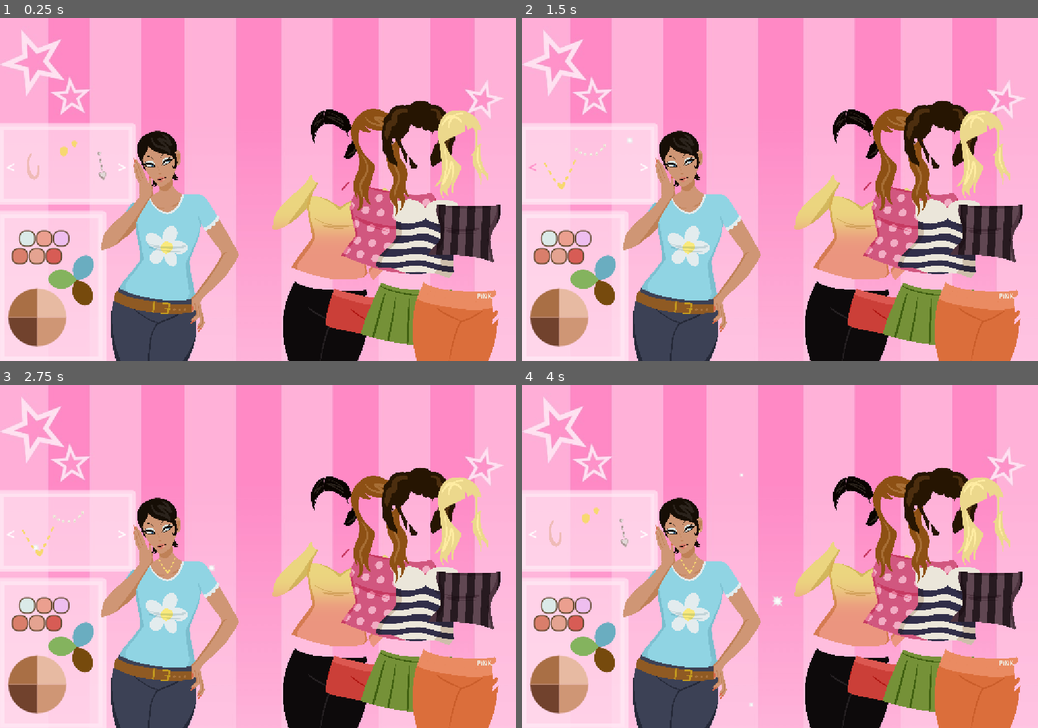
Above: before the commit, frames 1-4 (two rows, left to right).
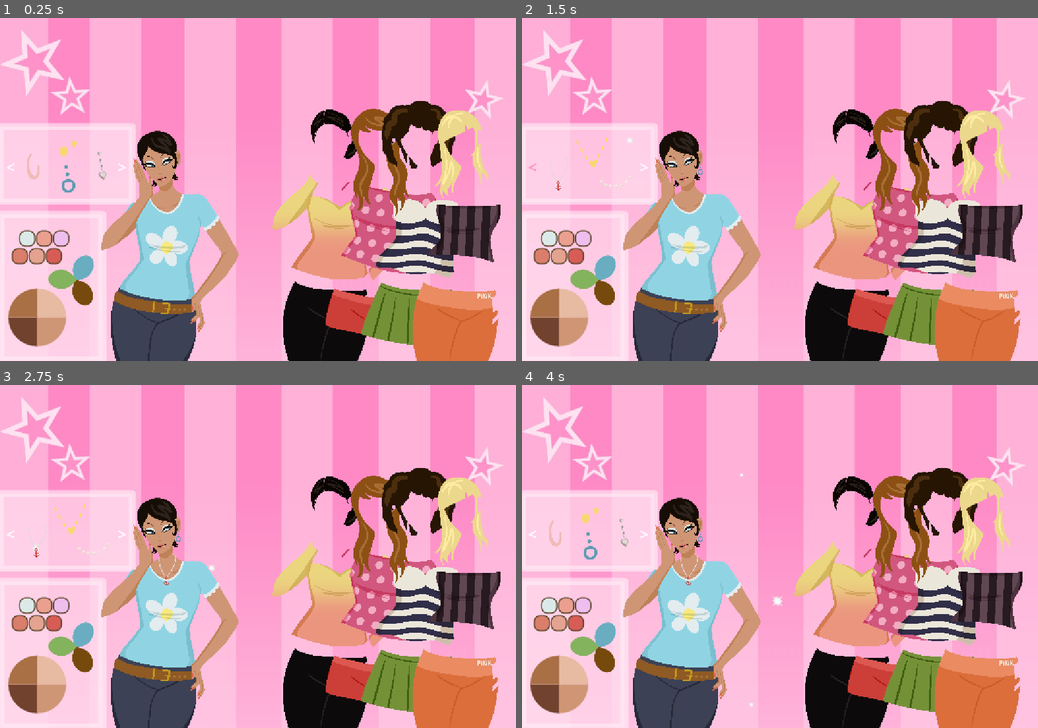
Above: after the commit, the same moments.

Repository: b00kworm4lyf3/ATLS4140-dress-up
Game: Godot game, scene res://main.tscn
The game is run twice, just before and just after one commit, with the same random seed, the same clock (stepped at 60 frames per second) and the same inputs.
Inputs (mouse positions are in pixels of both pictures, inside the frame that each line leads up to):
- Up to frame 1 (0.25 s): no input
- Up to frame 2 (1.5 s): click (589, 179) at 0.52 s; click "<" at 1.25 s
- Up to frame 3 (2.75 s): click (36, 542) at 2.02 s
- Up to frame 4 (4 s): click ">" at 2.75 s; click (589, 515) at 3.5 s

The runs differ from the first frame. In frame 1, less than 0.1% of the frame differs, in the area x 12-15%, y 42-52%; in frame 2, 0.2%; in frame 3, 0.2%, in the area x 4-35%, y 34-59%; in frame 4, 0.1%.

Commit message:
all accessories added

Diff:
--- a/main.tscn
+++ b/main.tscn
@@ -40,7 +40,13 @@
 [ext_resource type="Texture2D" uid="uid://du38bgrcay5ft" path="res://assets/accessories/silver_bracelet.png" id="31_b1qrp"]
 [ext_resource type="Texture2D" uid="uid://dwaemcnb7rhu7" path="res://assets/accessories/heart_earring.png" id="31_h8e4i"]
 [ext_resource type="Texture2D" uid="uid://b3vu2vydcp5n2" path="res://assets/accessories/pearl_necklace.png" id="32_come4"]
+[ext_resource type="Texture2D" uid="uid://bvw00y0gdmh2u" path="res://assets/accessories/blue_earring.png" id="32_qnost"]
+[ext_resource type="Texture2D" uid="uid://cuwh0f2vbbywd" path="res://assets/accessories/gold_bracelet.png" id="33_0cp0l"]
+[ext_resource type="Texture2D" uid="uid://cuksahncsfae6" path="res://assets/accessories/colorful_bangles.png" id="34_0n3wm"]
 [ext_resource type="Texture2D" uid="uid://bchh1lhppluhg" path="res://assets/accessories/gold_necklace.png" id="34_4lmeg"]
+[ext_resource type="Texture2D" uid="uid://dl372kjxxlhjx" path="res://assets/accessories/glasses.png" id="34_d2t1y"]
+[ext_resource type="Texture2D" uid="uid://k2m1q5a33xur" path="res://assets/accessories/glasses_shading.png" id="35_gngh3"]
+[ext_resource type="Texture2D" uid="uid://bf4k85kyasho" path="res://assets/accessories/anchor_necklace.png" id="40_wnkbs"]
 
 [sub_resource type="CanvasItemMaterial" id="CanvasItemMaterial_nwoa8"]
 particles_animation = true
@@ -137,10 +143,30 @@
 texture = ExtResource("31_h8e4i")
 region_rect = Rect2(1522.8163, 669.6, 140.70691, 140.70703)
 
+[sub_resource type="StyleBoxTexture" id="StyleBoxTexture_wnkbs"]
+texture = ExtResource("32_qnost")
+region_rect = Rect2(1518.912, 673.80347, 140.70691, 140.70703)
+
 [sub_resource type="StyleBoxTexture" id="StyleBoxTexture_come4"]
 texture = ExtResource("31_b1qrp")
 region_rect = Rect2(1116.4824, 1033.5945, 131.09961, 131.09967)
 
+[sub_resource type="StyleBoxTexture" id="StyleBoxTexture_d2t1y"]
+texture = ExtResource("33_0cp0l")
+region_rect = Rect2(1100.8927, 1025.7996, 174.13245, 174.13245)
+
+[sub_resource type="StyleBoxTexture" id="StyleBoxTexture_qnost"]
+texture = ExtResource("34_0n3wm")
+region_rect = Rect2(1745.6569, 2075.9304, 216.9729, 216.9729)
+
+[sub_resource type="StyleBoxTexture" id="StyleBoxTexture_0n3wm"]
+texture = ExtResource("35_gngh3")
+region_rect = Rect2(1131.2196, 459.6972, 476.6858, 476.68585)
+
+[sub_resource type="StyleBoxTexture" id="StyleBoxTexture_gngh3"]
+texture = ExtResource("34_d2t1y")
+region_rect = Rect2(1131.2196, 459.6972, 476.6858, 476.68585)
+
 [sub_resource type="StyleBoxTexture" id="StyleBoxTexture_h8e4i"]
 texture = ExtResource("32_come4")
 region_rect = Rect2(1316.2009, 915.6654, 269.8839, 269.88403)
@@ -148,6 +174,10 @@
 [sub_resource type="StyleBoxTexture" id="StyleBoxTexture_0cp0l"]
 texture = ExtResource("34_4lmeg")
 region_rect = Rect2(1342.2312, 966.4976, 225.8855, 225.88556)
+
+[sub_resource type="StyleBoxTexture" id="StyleBoxTexture_f6a44"]
+texture = ExtResource("40_wnkbs")
+region_rect = Rect2(1257.9164, 937.9163, 401.50488, 401.50494)
 
 [sub_resource type="StyleBoxFlat" id="StyleBoxFlat_5tm6j"]
 bg_color = Color(0.90588236, 0.7294118, 0.63529414, 1)
@@ -521,6 +551,15 @@
 script = ExtResource("28_0rl1p")
 worn_tex = ExtResource("31_h8e4i")
 
+[node name="blue_earring" type="Button" parent="accessories/pages/earrings" unique_id=1262985139]
+offset_left = -473.0
+offset_top = -140.0
+offset_right = -402.0
+offset_bottom = -69.0
+theme_override_styles/normal = SubResource("StyleBoxTexture_wnkbs")
+script = ExtResource("28_0rl1p")
+worn_tex = ExtResource("32_qnost")
+
 [node name="bracelets" type="Node2D" parent="accessories/pages" unique_id=1953214313]
 visible = false
 
@@ -533,27 +572,73 @@
 script = ExtResource("28_0rl1p")
 worn_tex = ExtResource("31_b1qrp")
 
+[node name="gold_bracelet" type="Button" parent="accessories/pages/bracelets" unique_id=548255753]
+offset_left = -468.0
+offset_top = -198.0
+offset_right = -397.0
+offset_bottom = -127.0
+theme_override_styles/normal = SubResource("StyleBoxTexture_d2t1y")
+script = ExtResource("28_0rl1p")
+worn_tex = ExtResource("33_0cp0l")
+
+[node name="colorful_bangles" type="Button" parent="accessories/pages/bracelets" unique_id=1680153646]
+offset_left = -544.0
+offset_top = -144.0
+offset_right = -473.0
+offset_bottom = -73.0
+theme_override_styles/normal = SubResource("StyleBoxTexture_qnost")
+script = ExtResource("28_0rl1p")
+worn_tex = ExtResource("34_0n3wm")
+
 [node name="glasses" type="Node2D" parent="accessories/pages" unique_id=388511320]
+visible = false
+
+[node name="glasses_shading" type="Button" parent="accessories/pages/glasses" unique_id=1917920394]
+offset_left = -432.0
+offset_top = -186.0
+offset_right = -333.0
+offset_bottom = -87.0
+theme_override_styles/normal = SubResource("StyleBoxTexture_0n3wm")
+script = ExtResource("28_0rl1p")
+worn_tex = ExtResource("35_gngh3")
+
+[node name="glasses" type="Button" parent="accessories/pages/glasses" unique_id=858603785]
+offset_left = -544.0
+offset_top = -186.0
+offset_right = -445.0
+offset_bottom = -87.0
+theme_override_styles/normal = SubResource("StyleBoxTexture_gngh3")
+script = ExtResource("28_0rl1p")
+worn_tex = ExtResource("34_d2t1y")
 
 [node name="necklaces" type="Node2D" parent="accessories/pages" unique_id=1295933803]
 
 [node name="pearl_necklace" type="Button" parent="accessories/pages/necklaces" unique_id=1316635738]
-offset_left = -479.0
-offset_top = -211.0
-offset_right = -395.0
-offset_bottom = -127.0
+offset_left = -421.0
+offset_top = -137.0
+offset_right = -337.0
+offset_bottom = -53.0
 theme_override_styles/normal = SubResource("StyleBoxTexture_h8e4i")
 script = ExtResource("28_0rl1p")
 worn_tex = ExtResource("32_come4")
 
 [node name="gold_necklace" type="Button" parent="accessories/pages/necklaces" unique_id=1570604709]
-offset_left = -551.0
-offset_top = -160.0
-offset_right = -467.0
-offset_bottom = -76.0
+offset_left = -477.0
+offset_top = -212.0
+offset_right = -393.0
+offset_bottom = -128.0
 theme_override_styles/normal = SubResource("StyleBoxTexture_0cp0l")
 script = ExtResource("28_0rl1p")
 worn_tex = ExtResource("34_4lmeg")
+
+[node name="anchor_necklace" type="Button" parent="accessories/pages/necklaces" unique_id=854959781]
+offset_left = -552.0
+offset_top = -158.0
+offset_right = -468.0
+offset_bottom = -74.0
+theme_override_styles/normal = SubResource("StyleBoxTexture_f6a44")
+script = ExtResource("28_0rl1p")
+worn_tex = ExtResource("40_wnkbs")
 
 [node name="slickback_bun" parent="." unique_id=1475286543 instance=ExtResource("28_xuqvo")]
 position = Vector2(200, -25)
Renamed: assets/accessories/empty_fit.tscn -> assets/empty_fit.tscn
